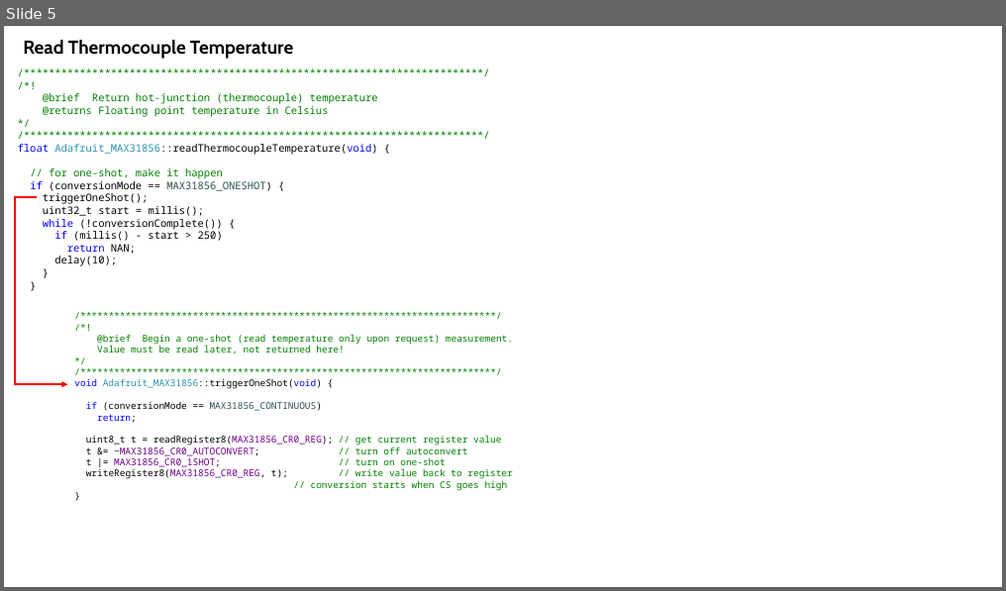
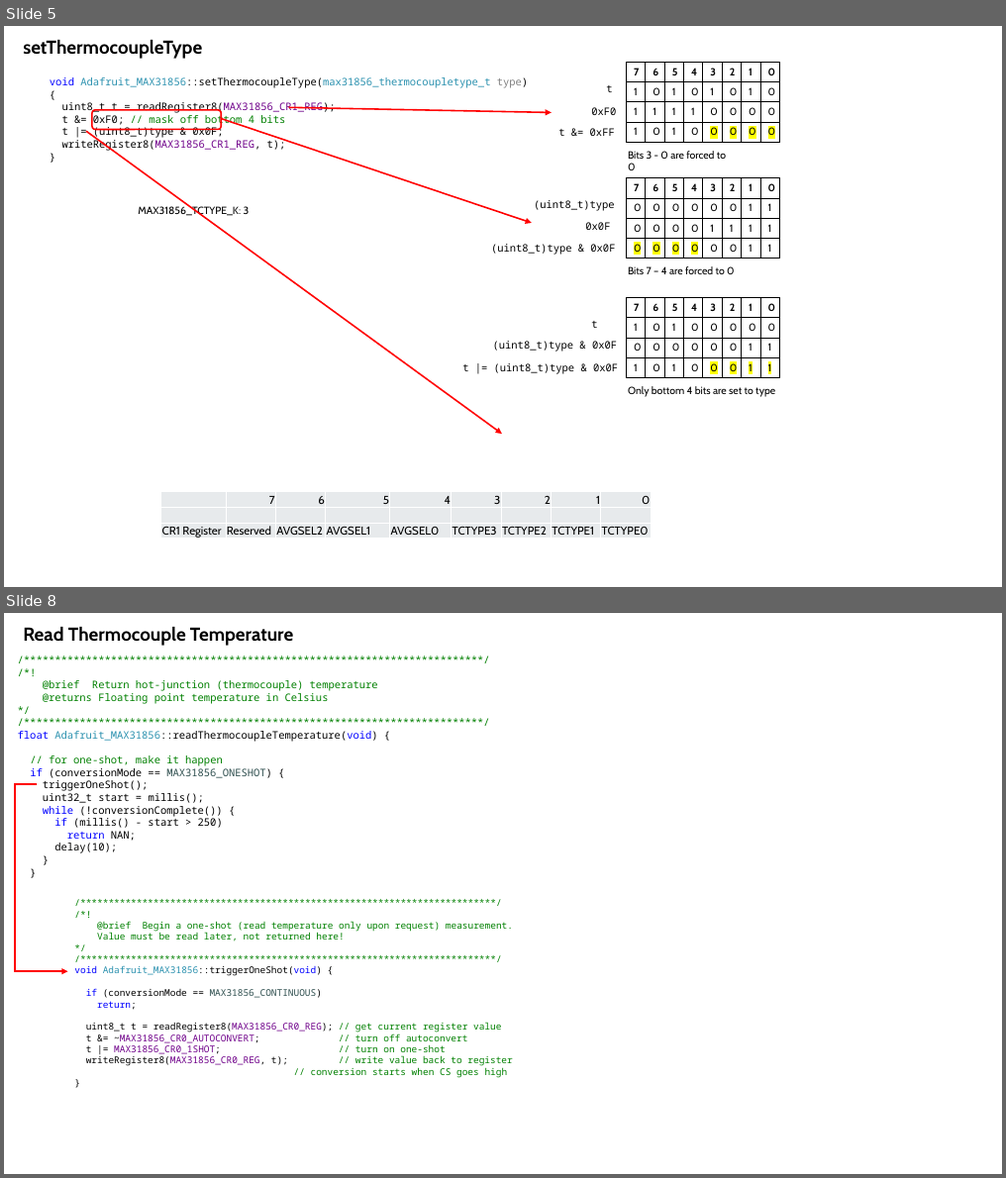
Before and after one commit to clum/LumArduinoSDK, a slide deck: TechnicalDataPackage/Components/MAX31856/MAX31856Notes.pptx. Shown one above the other, each under a label of ours: slide 5 before the commit, slides 5 and 8 after it; the slides between them are not shown. The pictures are 1006x591 and 1006x1178 pixels, drawn with LibreOffice and Linux fonts; fonts in the diff are those of the drawing. Boxes give left, top, right and bottom in pixels: in the first picture for what was removed or moved away, otherwise in the second. Text is boxed around its words. In the diff, an @@ line names an element or a change of style, - is before the commit and + after.

```diff
--- a/TechnicalDataPackage/Components/MAX31856/MAX31856Notes.pptx
+++ b/TechnicalDataPackage/Components/MAX31856/MAX31856Notes.pptx
@@ slide 5 added at box(4, 26, 1002, 587), background #FFFFFF @@
@@ text added at box(23, 39, 202, 59), 18 pt, text #000000, bold @@
+setThermocoupleType
@@ text added at box(50, 77, 528, 151), 10 pt, text #000000 @@
+void Adafruit_MAX31856::setThermocoupleType(max31856_thermocoupletype_t type) {
+uint8_t t = readRegister8(MAX31856_CR1_REG);
+t &= 0xF0; // mask off bottom 4 bits
+t |= (uint8_t)type & 0x0F;
+writeRegister8(MAX31856_CR1_REG, t);
+}
@@ table added at box(626, 62, 782, 143), 4 rows, 8 columns @@
+7 | 6 | 5 | 4 | 3 | 2 | 1 | 0
+1 | 0 | 1 | 0 | 1 | 0 | 1 | 0
+1 | 1 | 1 | 1 | 0 | 0 | 0 | 0
+1 | 0 | 1 | 0 | 0 | 0 | 0 | 0
@@ rounded rectangle added at box(92, 110, 221, 129), outline #FF0000 1.5 pt @@
@@ arrow added from (288, 107) to (551, 113), #FF0000 1.5 pt @@
@@ text added at box(591, 107, 616, 115), 10 pt, text #000000 @@
+0xF0
@@ text added at box(606, 85, 612, 92), 10 pt, text #000000 @@
+t
@@ arrow added from (86, 131) to (502, 434), #FF0000 1.5 pt @@
@@ arrow added from (221, 119) to (532, 223), #FF0000 1.5 pt @@
@@ text added at box(558, 128, 615, 136), 10 pt, text #000000 @@
+t &= 0xFF
@@ text added at box(628, 151, 726, 171), 10 pt, text #000000 @@
+Bits 3 - 0 are forced to 0
@@ text added at box(534, 200, 615, 211), 10 pt, text #000000 @@
+(uint8_t)type
@@ table added at box(626, 178, 782, 259), 4 rows, 8 columns @@
+7 | 6 | 5 | 4 | 3 | 2 | 1 | 0
+0 | 0 | 0 | 0 | 0 | 0 | 1 | 1
+0 | 0 | 0 | 0 | 1 | 1 | 1 | 1
+0 | 0 | 0 | 0 | 0 | 0 | 1 | 1
@@ text added at box(138, 206, 250, 218), 10 pt, text #000000 @@
+MAX31856_TCTYPE_K: 3
@@ text added at box(585, 222, 610, 230), 10 pt, text #000000 @@
+0x0F
@@ text added at box(491, 244, 615, 255), 10 pt, text #000000 @@
+(uint8_t)type & 0x0F
@@ text added at box(628, 267, 735, 274), 10 pt, text #000000 @@
+Bits 7 – 4 are forced to 0
@@ text added at box(591, 321, 597, 328), 10 pt, text #000000 @@
+t
@@ table added at box(626, 297, 782, 378), 4 rows, 8 columns @@
+7 | 6 | 5 | 4 | 3 | 2 | 1 | 0
+1 | 0 | 1 | 0 | 0 | 0 | 0 | 0
+0 | 0 | 0 | 0 | 0 | 0 | 1 | 1
+1 | 0 | 1 | 0 | 0 | 0 | 1 | 1
@@ text added at box(493, 341, 617, 352), 10 pt, text #000000 @@
+(uint8_t)type & 0x0F
@@ text added at box(462, 364, 618, 374), 10 pt, text #000000 @@
+t |= (uint8_t)type & 0x0F
@@ text added at box(628, 386, 775, 397), 10 pt, text #000000 @@
+Only bottom 4 bits are set to type
@@ table added at box(161, 491, 652, 551), 3 rows, 9 columns @@
+ | 7 | 6 | 5 | 4 | 3 | 2 | 1 | 0
+ |  |  |  |  |  |  |  | 
+CR1 Register | Reserved | AVGSEL2 | AVGSEL1 | AVGSEL0 | TCTYPE3 | TCTYPE2 | TCTYPE1 | TCTYPE0
@@ what was slide 5 is now slide 8 @@
```
Also in this commit, not shown: 2 slides changed, 2 other slides added, 4 other files.
